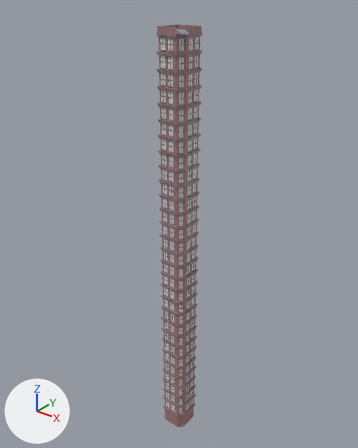
An edit to the FBX model UfremkommeligHeden/Assets/Models/Rasmus/sky high nyc building lowpoly.fbx, drawn before and after from the same camera.
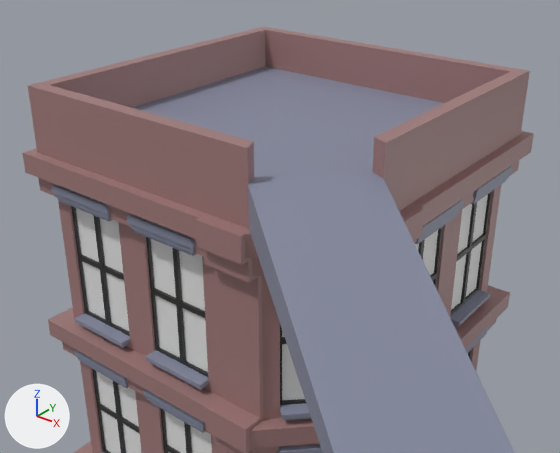
Each version is shown whole from a camera (50 mm lens) standing at (66.9, -83.8, 115.3) and looking at (-0.6, 0.5, 63.0), then close up from a camera (50 mm lens) standing at (8.4, -10.7, 111.3) and looking at (0.7, -1.1, 105.3). Every picture has the same lights, and +X, +Y and +Z are marked at lower left.

The older version as bpy lines, for what is in view:
```python
me_cube_001 = bpy.data.meshes.new('Cube.001')
me_cube_001.from_pydata(...)  # 4939 vertices, 4923 faces; spans x -3.4..8.2, y -8.2..3.4, z 0.0..107.6
# faces by material slot: [4775, 140, 8]
me_cube_001.materials.append(mat_rasmus_højhus)  # brown #a07b7a
me_cube_001.materials.append(mat_inder_vindue)  # dark red #5b101d
me_cube_001.materials.append(mat_karm)  # grey #868a9f
me_cube_153 = bpy.data.meshes.new('Cube.153')
me_cube_153.from_pydata(...)  # 2871 vertices, 2726 faces; spans x -2.7..-1.3, y -3.3..-2.9, z 4.9..105.9
# faces by material slot: [1682, 928, 116]
me_cube_153.materials.append(mat_karm)  # grey #868a9f
me_cube_153.materials.append(mat_vindue_ramme)  # black #2c2c2c
me_cube_153.materials.append(mat_vindue)  # white #e7e7e7
me_cube_155 = bpy.data.meshes.new('Cube.155')
me_cube_155.from_pydata(...)  # 2871 vertices, 2726 faces; spans x 2.9..3.3, y -0.8..0.7, z 4.9..105.9
# faces by material slot: [1682, 928, 116]
me_cube_155.materials.append(mat_karm)  # grey #868a9f
me_cube_155.materials.append(mat_vindue_ramme)  # black #2c2c2c
me_cube_155.materials.append(mat_vindue)  # white #e7e7e7
ob_cube = bpy.data.objects.new('Cube', me_cube_001)
ob_cube.location = (0.0, 0.0, 0.0)
ob_window_1 = bpy.data.objects.new('window 1', me_cube_153)
ob_window_1.location = (0.0, 0.0, 0.0)
ob_window_3 = bpy.data.objects.new('window 3', me_cube_155)
ob_window_3.location = (0.0, 0.0, 0.0)
# also in view: 'window 5' at (2.5, -2.5, 55.4); 'window 2' at (0.0, -3.1, 55.4); 'window 4' at (3.1, 2.0, 55.4)
```
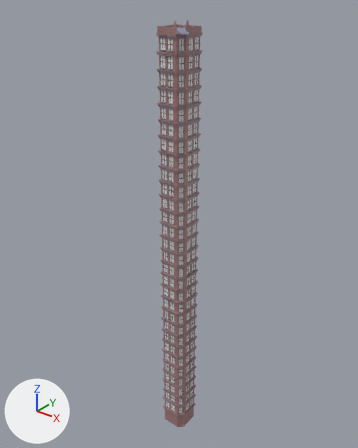
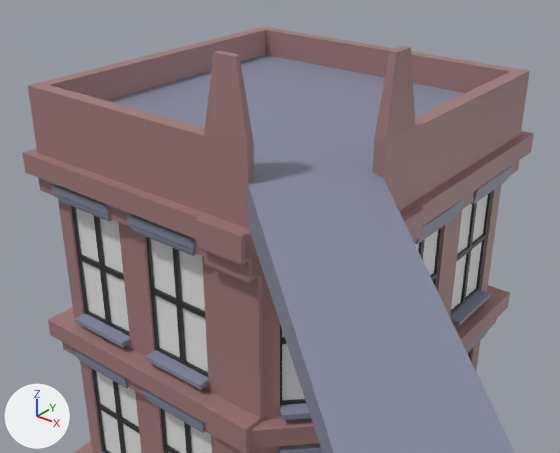
What the commit changed:
me_cube_001 is used by ob_cube; location (0.0, 0.0, 0.0).
me_cube_001 had 4939 vertices, 4923 faces and spanned x -3.4..8.2, y -8.2..3.4, z 0.0..107.6.
me_cube_001 now has 4947 vertices, 4931 faces and spans x -3.4..8.2, y -8.2..3.4, z 0.0..108.8.
Part 1, on me_cube_001:
2 faces are deleted.
13 vertices in x -2.9..2.9, y -2.9..2.9, z 106.8 move by (0.0, 0.0, 0.2).
8 vertices are added at x 1.2..3.1, y -3.1..-1.2, z 108.8.
10 new faces join them, mat_rasmus_højhus (brown #a07b7a).

Where the change shows, as pixel boxes (x1, y1, x2, y2) in the close-ups (560 x 453 px):
part 1 of me_cube_001, built on: before (106, 54, 467, 177); after (106, 46, 467, 177)
